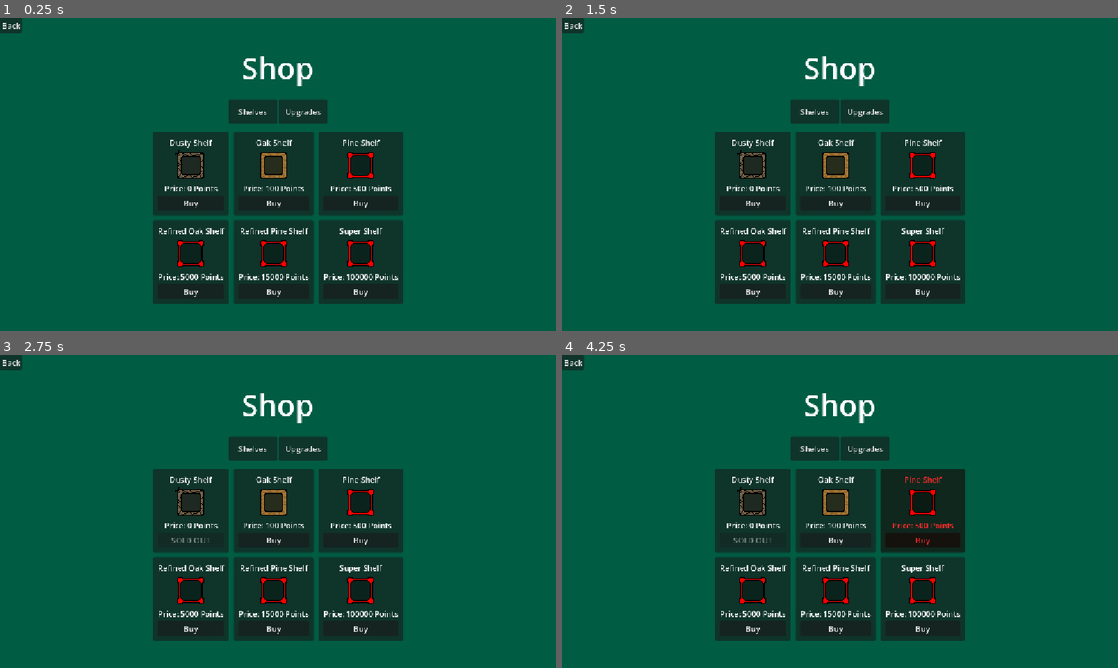
Above: before the commit, frames 1-4 (two rows, left to right).
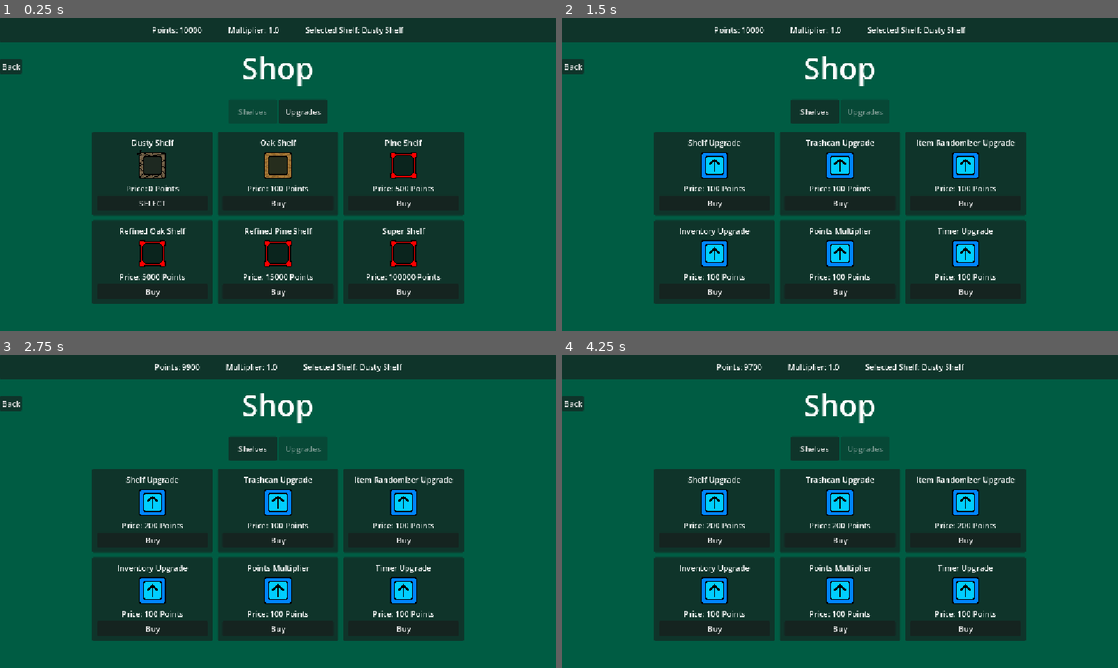
Above: after the commit, the same moments.

Repository: TobiHudi/Liberio
Game: Godot game, scene res://scenes/levels/shop.tscn
Same seed, same stepped clock (60 frames per second), same inputs: the game is played once before the commit and once after it. This scene is started directly instead of the project's main scene.
Inputs (mouse positions are in pixels of both pictures, inside the frame that each line leads up to):
- Up to frame 1 (0.25 s): no input
- Up to frame 2 (1.5 s): click (812, 111) at 0.5 s, where only the run before the commit has a clickable "Shelves"; click "Upgrades" at 1.25 s
- Up to frame 3 (2.75 s): click "Buy" at 2 s
- Up to frame 4 (4.25 s): click "Buy" at 2.75 s; click "Buy" at 3.5 s

The runs differ from the first frame. In frame 1, 25% of the frame differs, in the area x 0-100%, y 0-92%; in frame 2, 26%; in frame 3, 26%; in frame 4, 26%.

Commit message:
Continued Shop Menu
- Finally figured out and fully developed the shop menu to show all upgrades and shelves. Shelves can be bought and will be applied, once selected.

- Upgrades are not implemented yet, but you can buy the upgrades and level them up (They will have no effect right now).

- Added upgrades to the ResourceTable.

- Organized ResourceTable.

- The shelf will now choose the selected shelf.

- The player has now a CanvasLayer that shows the current points, multiplier and selected shelf.

- Renamed and removed some variables inside GameManager.

Diff:
--- a/prototype-17082026/project.godot
+++ b/prototype-17082026/project.godot
@@ -24,6 +24,7 @@
 CheatScript="*uid://befbmafxc8gqh"
 ResourceTable="*uid://b3rx8ttu0jlqm"
 SceneManager="*uid://ds2urski53i4f"
+PlayerUi="*uid://bvfq7l82dp8ae"
 
 [debug]
 
--- a/prototype-17082026/resources/data/resource_table.gd
+++ b/prototype-17082026/resources/data/resource_table.gd
@@ -9,53 +9,68 @@
 	"violet_orb"
 ]
 
-const SHELVES : Dictionary = {
+var UPGRADES : Dictionary = {
+	"shelf_upgrade": [
+		{"cost" : 100, "has_upgrade" : false, "shelf_added" : 1},
+		{"cost" : 200, "has_upgrade" : false, "shelf_added" : 1},
+		{"cost" : 300, "has_upgrade" : false, "shelf_added" : 1}
+		],
+	"trashcan_upgrade": [
+		{"cost" : 100, "has_upgrade" : false, "multiplier" : 1},
+		{"cost" : 200, "has_upgrade" : false, "multiplier" : 1},
+		{"cost" : 300, "has_upgrade" : false, "multiplier" : 1}
+		],
+	"item_randomizer_upgrade": [
+		{"cost" : 100, "has_upgrade" : false, "multiplier" : 1},
+		{"cost" : 200, "has_upgrade" : false, "multiplier" : 1},
+		{"cost" : 300, "has_upgrade" : false, "multiplier" : 1}
+		],
+	"inventory_upgrade": [
+		{"cost" : 100, "has_upgrade" : false, "multiplier" : 1},
+		{"cost" : 200, "has_upgrade" : false, "multiplier" : 1},
+		{"cost" : 300, "has_upgrade" : false, "multiplier" : 1}
+		],
+	"points_multiplier": [
+		{"cost" : 100, "has_upgrade" : false, "multiplier" : 1},
+		{"cost" : 200, "has_upgrade" : false, "multiplier" : 1},
+		{"cost" : 300, "has_upgrade" : false, "multiplier" : 1}
+		],
+	"timer_upgrade": [
+		{"cost" : 100, "has_upgrade" : false, "multiplier" : 1},
+		{"cost" : 200, "has_upgrade" : false, "multiplier" : 1},
+		{"cost" : 300, "has_upgrade" : false, "multiplier" : 1}
+		],
+}
+
+var SHELVES : Dictionary = {
 	"dusty_shelf": {
-		"cost" : 0,
-		"clear_time" : 10.0,
-		"reward_time" : 10.0,
-		"penalty_time" : 10.0,
-		"points" : 10,
-		"texture" : preload("res://assets/textures/bookshelves/dusty_shelf.png")
+		"cost" : 0, "has_shelf" : true, "clear_time" : 10.0,
+		"reward_time" : 10.0, "penalty_time" : 10.0,
+		"points" : 10, "texture" : preload("res://assets/textures/bookshelves/dusty_shelf.png")
 	},
 	"oak_shelf": {
-		"cost" : 100,
-		"clear_time" : 10.0,
-		"reward_time" : 10.0,
-		"penalty_time" : 10.0,
-		"points" : 50,
-		"texture" : preload("res://assets/textures/bookshelves/oak_shelf.png")
+		"cost" : 100, "has_shelf" : false, "clear_time" : 10.0,
+		"reward_time" : 10.0, "penalty_time" : 10.0,
+		"points" : 50, "texture" : preload("res://assets/textures/bookshelves/oak_shelf.png")
 	},
 	"pine_shelf": {
-		"cost" : 500,
-		"clear_time" : 9.0,
-		"reward_time" : 14.0,
-		"penalty_time" : 10.0,
-		"points" : 100,
-		"texture" : preload("res://assets/textures/debug/debug_border.png")
+		"cost" : 500, "has_shelf" : false, "clear_time" : 9.0,
+		"reward_time" : 14.0, "penalty_time" : 10.0,
+		"points" : 100, "texture" : preload("res://assets/textures/debug/debug_border.png")
 	},
 	"refined_oak_shelf": {
-		"cost" : 5000,
-		"clear_time" : 5.0,
-		"reward_time" : 20.0,
-		"penalty_time" : 5.0,
-		"points" : 1000,
-		"texture" : preload("res://assets/textures/debug/debug_border.png")
+		"cost" : 5000, "has_shelf" : false, "clear_time" : 5.0,
+		"reward_time" : 20.0, "penalty_time" : 5.0,
+		"points" : 1000, "texture" : preload("res://assets/textures/debug/debug_border.png")
 	},
 	"refined_pine_shelf": {
-		"cost" : 15000,
-		"clear_time" : 3.0,
-		"reward_time" : 25.0,
-		"penalty_time" : 3.0,
-		"points" : 5000,
-		"texture" : preload("res://assets/textures/debug/debug_border.png")
+		"cost" : 15000, "has_shelf" : false, "clear_time" : 3.0,
+		"reward_time" : 25.0, "penalty_time" : 3.0,
+		"points" : 5000, "texture" : preload("res://assets/textures/debug/debug_border.png")
 	},
 	"super_shelf": {
-		"cost" : 100000,
-		"clear_time" : 1.0,
-		"reward_time" : 60.0,
-		"penalty_time" : 0.0,
-		"points" : 10000,
-		"texture" : preload("res://assets/textures/debug/debug_border.png")
+		"cost" : 100000, "has_shelf" : false, "clear_time" : 1.0,
+		"reward_time" : 60.0, "penalty_time" : 0.0,
+		"points" : 10000, "texture" : preload("res://assets/textures/debug/debug_border.png")
 	}
 }
--- a/prototype-17082026/resources/scripts/game_logic/game_manager.gd
+++ b/prototype-17082026/resources/scripts/game_logic/game_manager.gd
@@ -1,8 +1,10 @@
 extends Node
 
+var selected_item : String
+var selected_shelf : String
 var player_points : int
+var points_multiplier : float = 1
 
-var selected_item : String
-var chosen_shelf : String
-var current_points_multiplier : float
-var current_points : float
+func _ready() -> void:
+	if selected_shelf == "":
+		selected_shelf = "dusty_shelf"
--- a/prototype-17082026/resources/scripts/game_objects/shelf.gd
+++ b/prototype-17082026/resources/scripts/game_objects/shelf.gd
@@ -8,7 +8,7 @@
 var clear_shelf_time : float
 var clear_slot_time : float = 0.05
 var allowed_item : String
-var chosen_shelf
+var selected_shelf : String = GameManager.selected_shelf
 
 var timer : Timer = Timer.new()
 var empty_shelf_timer_label : Label = Label.new()
@@ -49,13 +49,12 @@
 
 	#Gets ResourceTable Shelves (Will rather search for a Shelf that is currently selected from the Shop)
 	var resource_table_size = ResourceTable.SHELVES.size()
-	GameManager.chosen_shelf = ResourceTable.SHELVES.keys()[randi() % resource_table_size]
-	chosen_shelf = GameManager.chosen_shelf
-	var current_shelf = ResourceTable.SHELVES.get(chosen_shelf)
-	print_debug(chosen_shelf)
+	#GameManager.selected_shelf = ResourceTable.SHELVES.keys()[randi() % resource_table_size]
+	var current_shelf = ResourceTable.SHELVES.get(selected_shelf)
+	print_debug(selected_shelf)
 
 	#Sets ResourceTable properties to the Shelf.
-	if current_shelf == null:
+	if selected_shelf == "":
 		print_debug("WRONG OR NO VALUE ASSIGNED")
 		bonus_time = 999
 		bonus_points = 999
@@ -65,8 +64,10 @@
 	else:
 		bonus_time = current_shelf.reward_time
 		bonus_points = current_shelf.points
+		points_label.text = str(current_shelf.points)
 		penalty_time = current_shelf.penalty_time
 		clear_shelf_time = current_shelf.clear_time
+
 		$CenterContainer/Panel/NinePatchRect.texture = current_shelf.texture
 
 	#Adds ItemPicture and EmptyShelfTimerLabel
@@ -91,7 +92,6 @@
 	points_label_bg.add_child(points_label)
 
 	points_label.set_anchors_preset(Control.PRESET_FULL_RECT)
-	points_label.text = str(current_shelf.points)
 	points_label.set_horizontal_alignment(HORIZONTAL_ALIGNMENT_CENTER)
 	points_label.set_vertical_alignment(VERTICAL_ALIGNMENT_CENTER)
 	points_label.custom_minimum_size = points_label_bg.size
--- a/prototype-17082026/resources/scripts/levels/shop_logic.gd
+++ b/prototype-17082026/resources/scripts/levels/shop_logic.gd
@@ -6,13 +6,19 @@
 var shop_container : Container = Container.new()
 var shop_margin_container : MarginContainer = MarginContainer.new()
 var shop_center_container : CenterContainer = CenterContainer.new()
-var shop_grid_container : GridContainer = GridContainer.new()
+var shelf_grid_container : GridContainer = GridContainer.new()
+var upgrades_grid_container : GridContainer = GridContainer.new()
 
 enum CurrentTab { shelves, upgrades }
 enum AnimationState { button_press_animation, success_animation, failure_animation }
+
+signal update_selected_shelf
+
 func _ready() -> void:
+	GameManager.player_points = 10000
 	back_button.button_down.connect(go_back_to_main_menu)
 	set_up_tabs_menu()
+	set_up_shop()
 	set_up_shelves_menu()
 	set_up_upgrades_menu()
 
@@ -39,25 +45,34 @@
 	upgrades_button.text = "Upgrades"
 	upgrades_button.pivot_offset_ratio = Vector2(0.5, 0.5)
 
-	shelf_button.button_up.connect(shelf_menu.bind(tab_container, shelf_button))
-	upgrades_button.button_up.connect(upgrades_menu.bind(tab_container, upgrades_button))
-
-func set_up_shelves_menu() -> void:
+	shelf_button.button_up.connect(shelf_menu.bind(tab_container, shelf_button, upgrades_button))
+	upgrades_button.button_up.connect(upgrades_menu.bind(tab_container, upgrades_button, shelf_button))
+
+	upgrades_grid_container.visible = false
+	shelf_button.disabled = true
+
+func set_up_shop() -> void:
 	add_child(shop_container)
 	shop_container.add_child(shop_margin_container)
 	shop_margin_container.add_child(shop_center_container)
-	shop_center_container.add_child(shop_grid_container)
+	shop_center_container.add_child(shelf_grid_container)
+	shop_center_container.add_child(upgrades_grid_container)
 
 	#Shop Layout Parameters.
 	shop_container.set_anchors_and_offsets_preset(Control.PRESET_CENTER)
 	shop_container.set_position(Vector2(shop_container.position.x, shop_container.position.y + 90))
 	shop_center_container.use_top_left = true
-	shop_grid_container.add_theme_constant_override("h_separation", 10)
-	shop_grid_container.add_theme_constant_override("v_separation", 10)
-	shop_grid_container.columns = 3
-
+	shelf_grid_container.add_theme_constant_override("h_separation", 10)
+	shelf_grid_container.add_theme_constant_override("v_separation", 10)
+	shelf_grid_container.columns = 3
+	upgrades_grid_container.add_theme_constant_override("h_separation", 10)
+	upgrades_grid_container.add_theme_constant_override("v_separation", 10)
+	upgrades_grid_container.columns = 3
+
+func set_up_shelves_menu() -> void:
 	for shelf in ResourceTable.SHELVES.keys():
-		var item_container_container : PanelContainer = PanelContainer.new()
+
+		var item_panel_container : PanelContainer = PanelContainer.new()
 		var item_margin_container : MarginContainer = MarginContainer.new()
 		var item_v_box_container : VBoxContainer = VBoxContainer.new()
 		var item_label : Label = Label.new()
@@ -65,8 +80,8 @@
 		var price_label : Label = Label.new()
 		var item_button : Button = Button.new()
 
-		shop_grid_container.add_child(item_container_container)
-		item_container_container.add_child(item_margin_container)
+		shelf_grid_container.add_child(item_panel_container)
+		item_panel_container.add_child(item_margin_container)
 		item_margin_container.add_child(item_v_box_container)
 		item_v_box_container.add_child(item_label)
 		item_v_box_container.add_child(item_texture_rect)
@@ -74,7 +89,8 @@
 		item_v_box_container.add_child(item_button)
 
 		#Item Layout Parameters.
-		item_container_container.pivot_offset_ratio = Vector2(0.5, 0.5)
+		item_panel_container.custom_minimum_size = Vector2(250, 150)
+		item_panel_container.pivot_offset_ratio = Vector2(0.5, 0.5)
 		item_margin_container.add_theme_constant_override("margin_left", 10)
 		item_margin_container.add_theme_constant_override("margin_right", 10)
 		item_margin_container.add_theme_constant_override("margin_top", 10)
@@ -86,31 +102,115 @@
 		item_texture_rect.custom_minimum_size = Vector2(64, 64)
 		price_label.horizontal_alignment = HORIZONTAL_ALIGNMENT_CENTER
 		price_label.text = "Price: " + str(get_current_shelf(shelf).cost) + " Points"
+		item_button.pivot_offset_ratio = Vector2(0.5, 0.5)
+		if get_current_shelf(shelf).has_shelf:
+			item_button.text = "SELECT"
+		else:
+			item_button.text = "Buy"
+
+
+		item_button.button_up.connect(on_shelf_button_press.bind(item_panel_container, item_button, shelf))
+
+func set_up_upgrades_menu() -> void:
+	for upgrade in ResourceTable.UPGRADES.keys():
+		var item_panel_container : PanelContainer = PanelContainer.new()
+		var item_margin_container : MarginContainer = MarginContainer.new()
+		var item_v_box_container : VBoxContainer = VBoxContainer.new()
+		var item_label : Label = Label.new()
+		var item_texture_rect : TextureRect = TextureRect.new()
+		var price_label : Label = Label.new()
+		var item_button : Button = Button.new()
+		var upgrade_icon = load("res://assets/textures/icons/upgrade_icon.png")
+		var upgrade_list = ResourceTable.UPGRADES.get(upgrade)
+		var upgrade_level : int = 0
+		var max_upgrade_level : int = upgrade_list.size()
+
+		upgrades_grid_container.add_child(item_panel_container)
+		item_panel_container.add_child(item_margin_container)
+		item_margin_container.add_child(item_v_box_container)
+		item_v_box_container.add_child(item_label)
+		item_v_box_container.add_child(item_texture_rect)
+		item_v_box_container.add_child(price_label)
+		item_v_box_container.add_child(item_button)
+
+		#Item Layout Parameters.
+		item_panel_container.custom_minimum_size = Vector2(250, 150)
+		item_panel_container.pivot_offset_ratio = Vector2(0.5, 0.5)
+		item_margin_container.add_theme_constant_override("margin_left", 10)
+		item_margin_container.add_theme_constant_override("margin_right", 10)
+		item_margin_container.add_theme_constant_override("margin_top", 10)
+		item_margin_container.add_theme_constant_override("margin_bottom", 10)
+		item_label.horizontal_alignment = HORIZONTAL_ALIGNMENT_CENTER
+		item_label.text = upgrade.capitalize()
+		item_texture_rect.texture = upgrade_icon
+		item_texture_rect.stretch_mode = TextureRect.STRETCH_KEEP_ASPECT_CENTERED
+		item_texture_rect.custom_minimum_size = Vector2(64, 64)
+		price_label.horizontal_alignment = HORIZONTAL_ALIGNMENT_CENTER
 		item_button.text = "Buy"
 		item_button.pivot_offset_ratio = Vector2(0.5, 0.5)
 
-		item_button.button_up.connect(on_shelf_button_press.bind(item_container_container, item_button, shelf))
-
-func set_up_upgrades_menu() -> void:
-	pass
-
-func shelf_menu(tab_container, shelf_button) -> void:
+		item_button.button_up.connect(on_upgrade_button_press.bind(upgrade, item_panel_container, item_button, price_label))
+
+		#Checks current Upgrades.
+		for is_upgrade_true in ResourceTable.UPGRADES.get(upgrade):
+			if is_upgrade_true.has_upgrade == true:
+				upgrade_level += 1
+		if upgrade_level != max_upgrade_level:
+			price_label.text = "Price: " + str(get_upgrade(upgrade, upgrade_level).cost) + " Points"
+		else:
+			price_label.text = "Sold Out!"
+			item_button.disabled = true
+
+#Functions bound to Buttons.
+func shelf_menu(tab_container, shelf_button, upgrades_button) -> void:
 	tween_animation(AnimationState.button_press_animation, tab_container, shelf_button)
-func upgrades_menu(tab_container, upgrades_button) -> void:
+	shelf_button.disabled = true
+	upgrades_button.disabled = false
+	shelf_grid_container.visible = true
+	upgrades_grid_container.visible = false
+func upgrades_menu(tab_container, upgrades_button, shelf_button) -> void:
 	tween_animation(AnimationState.button_press_animation, tab_container, upgrades_button)
-
+	upgrades_button.disabled = true
+	shelf_button.disabled = false
+	upgrades_grid_container.visible = true
+	shelf_grid_container.visible = false
 func on_shelf_button_press(item_container : PanelContainer, item_button : Button, shelf : String) -> void:
 	tween_animation(AnimationState.button_press_animation, item_container, item_button)
 
-	if get_current_points() >= get_current_shelf(shelf).cost:
-		GameManager.current_points -= get_current_shelf(shelf).cost
-		print(get_current_points())
+	if get_current_points() >= get_current_shelf(shelf).cost && get_current_shelf(shelf).has_shelf == false:
+		get_current_shelf(shelf).has_shelf = true
+		GameManager.player_points -= get_current_shelf(shelf).cost
 		tween_animation(AnimationState.success_animation, item_container, item_button)
 		await get_tree().create_timer(0.1).timeout
-		item_button.text = "SOLD OUT"
-		item_button.disabled = true
+		GameManager.selected_shelf = shelf
+		print(GameManager.selected_shelf)
+		item_button.text = "SELECT"
+	elif get_current_shelf(shelf).has_shelf:
+		GameManager.selected_shelf = shelf
 	else:
 		tween_animation(AnimationState.failure_animation, item_container, item_button)
+func on_upgrade_button_press(upgrade, item_panel_container, item_button, price_label) -> void:
+	tween_animation(AnimationState.button_press_animation, item_panel_container, item_button)
+	var upgrade_list = ResourceTable.UPGRADES.get(upgrade)
+	var max_level : int = upgrade_list.size() - 1
+	var current_level : int = 0	# -1 because the 1. Level is on Array[0]
+
+	for item in upgrade_list:
+		if item.has_upgrade == true:
+			current_level += 1
+	await get_tree().process_frame
+	if current_level <= max_level:
+		if get_current_points() >= get_upgrade(upgrade, current_level).cost:
+			print(str(current_level) + " = " + str(max_level))
+			get_upgrade(upgrade, current_level).has_upgrade = true
+			GameManager.player_points -= get_upgrade(upgrade, current_level).cost
+			print(ResourceTable.UPGRADES.get(upgrade))
+			if current_level != max_level:
+				price_label.text = "Price: " + str(get_upgrade(upgrade, current_level + 1).cost) + " Points"
+			else:
+				price_label.text = "Sold Out!"
+				item_button.disabled = true
+		else: tween_animation(AnimationState.failure_animation, item_panel_container, item_button)
 
 func tween_animation(animation_state : AnimationState, item_container : Container, item_button : Button) -> void:
 	item_button.mouse_filter = Control.MOUSE_FILTER_IGNORE
@@ -119,7 +219,6 @@
 		AnimationState.button_press_animation:
 			tween.tween_property(item_button, "scale", Vector2(0.3, 0.3), 0.1).set_trans(Tween.TRANS_EXPO)
 			tween.tween_property(item_button, "scale", Vector2.ONE, 0.1).set_trans(Tween.TRANS_EXPO)
-			print_debug("Button Pressed.")
 		AnimationState.success_animation:
 			tween.tween_property(item_container, "scale", Vector2(1.1, 1.1), 0.1).set_ease(Tween.EASE_IN_OUT)
 			tween.tween_property(item_container, "modulate", Color(2, 2, 2, 1), 0.1)
@@ -137,4 +236,7 @@
 
 func go_back_to_main_menu() -> void: SceneManager.change_scene(main_menu_scene)
 func get_current_shelf(shelf : String) -> Dictionary: return ResourceTable.SHELVES[shelf]
-func get_current_points() -> int: return GameManager.current_points
+func get_upgrade(upgrade_name : String, upgrade_level : int) -> Dictionary:
+	var upgrade_list : Array = ResourceTable.UPGRADES.get(upgrade_name, [])
+	return upgrade_list[upgrade_level]
+func get_current_points() -> int: return GameManager.player_points
--- /dev/null
+++ b/prototype-17082026/resources/scripts/ui/player_ui.gd
@@ -0,0 +1,15 @@
+extends CanvasLayer
+
+var player_ui_panel_container : PanelContainer = PanelContainer.new()
+var player_info_label : Label = Label.new()
+
+func _ready() -> void:
+	add_child(player_ui_panel_container)
+	player_ui_panel_container.add_child(player_info_label)
+	player_ui_panel_container.custom_minimum_size = Vector2(0, 50)
+	player_ui_panel_container.set_anchors_and_offsets_preset(Control.PRESET_TOP_WIDE)
+	player_info_label.horizontal_alignment = HORIZONTAL_ALIGNMENT_CENTER
+
+#PLACEHOLDER -> Make it Event Based, instead of updating this every frame!!!!
+func _process(delta: float) -> void:
+	player_info_label.text = "Points: " + str(GameManager.player_points) + "             Multiplier: " + str(GameManager.points_multiplier) + "             Selected Shelf: " + str(GameManager.selected_shelf.capitalize())
--- a/prototype-17082026/scenes/levels/shop.tscn
+++ b/prototype-17082026/scenes/levels/shop.tscn
@@ -36,6 +36,7 @@
 
 [node name="Button" type="Button" parent="." unique_id=2010908549]
 layout_mode = 1
-offset_right = 8.0
-offset_bottom = 8.0
+offset_top = 85.0
+offset_right = 45.0
+offset_bottom = 116.0
 text = "Back"
--- /dev/null
+++ b/prototype-17082026/scenes/ui/player_ui.tscn
@@ -0,0 +1,6 @@
+[gd_scene format=3 uid="uid://bvfq7l82dp8ae"]
+
+[ext_resource type="Script" uid="uid://qyjsoy7pw0ve" path="res://resources/scripts/ui/player_ui.gd" id="1_s4ogp"]
+
+[node name="PlayerUi" type="CanvasLayer" unique_id=863305723]
+script = ExtResource("1_s4ogp")
--- a/prototype-17082026/scenes/ui/score_ui.tscn
+++ /dev/null
@@ -1,3 +0,0 @@
-[gd_scene format=3 uid="uid://bvfq7l82dp8ae"]
-
-[node name="ScoreUi" type="CanvasLayer" unique_id=863305723]
Binary file added: prototype-17082026/assets/textures/icons/upgrade_icon.png
Not shown, added: prototype-17082026/assets/textures/icons/upgrade_icon.png.import
Not shown, added: prototype-17082026/resources/scripts/ui/player_ui.gd.uid
